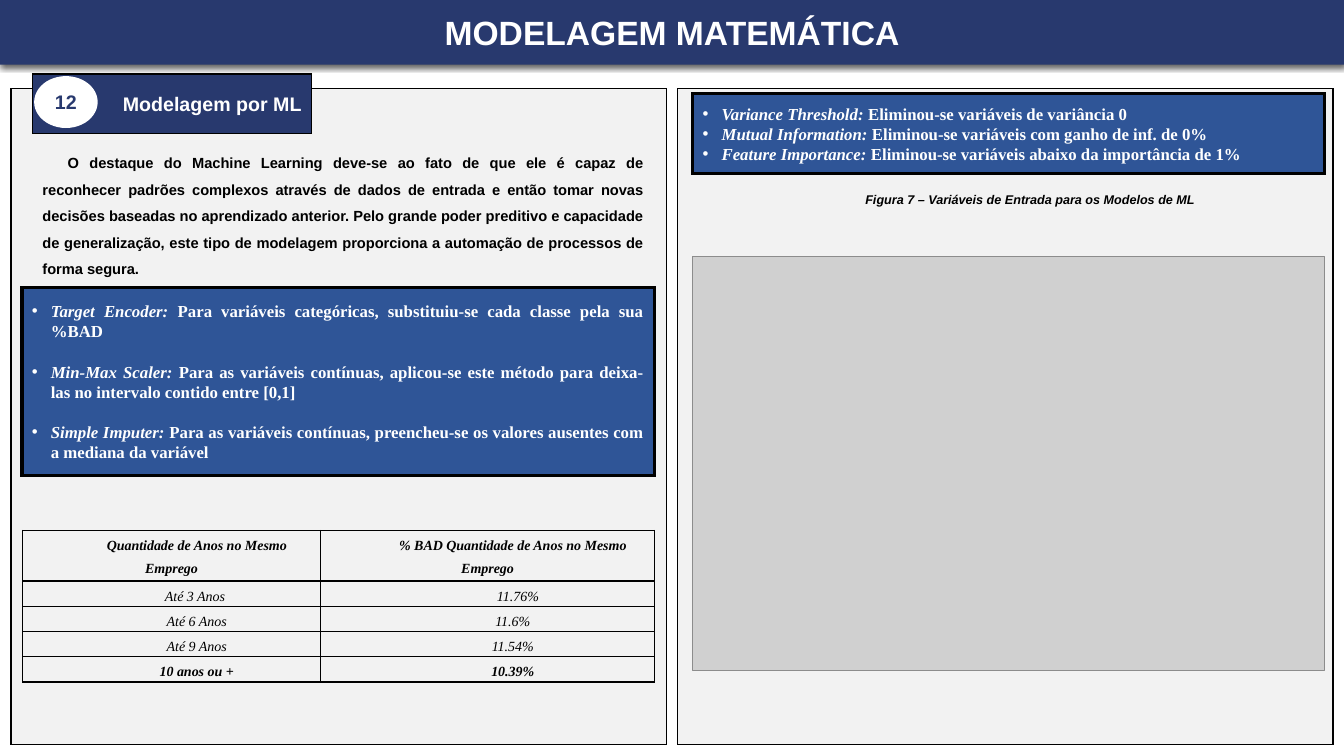
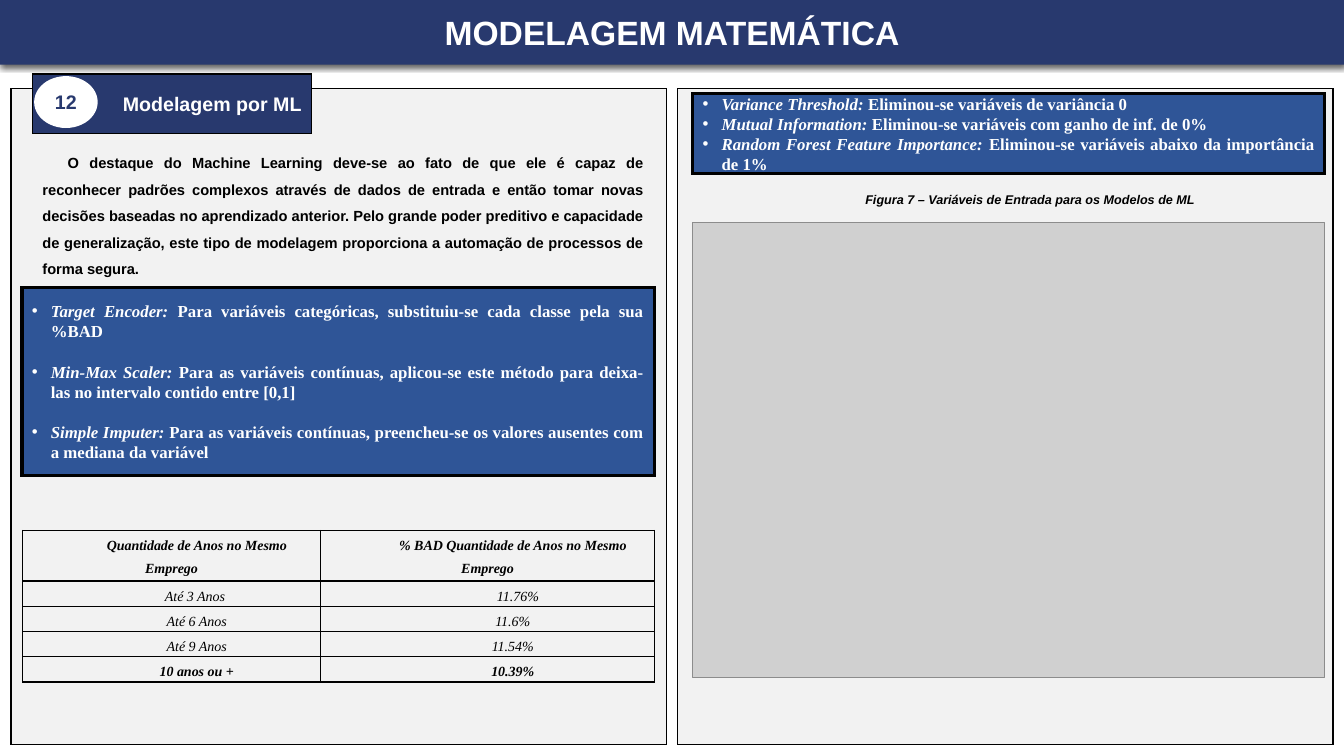
Before and after one commit to leonardovargas10/Modelo_Risco_de_Credito, a slide deck: slide 9 of documents/Apresentação - Leonardo_Aderaldo_Vargas[1].pptx. Drawn at 1344x756 pixels with LibreOffice and Linux fonts; fonts in the diff are those of the drawing; grey boxes stand for pictures. Boxes give left, top, right and bottom in pixels: in the first picture for what was removed or moved away, otherwise in the second. Text is boxed around its words. In the diff, an @@ line names an element or a change of style, - is before the commit and + after.

```diff
--- a/documents/Apresentação - Leonardo_Aderaldo_Vargas[1].pptx
+++ b/documents/Apresentação - Leonardo_Aderaldo_Vargas[1].pptx
@@ text in rectangle at [722,138,1315,175]: text changed @@
-• Feature Importance: Eliminou-se variáveis abaixo da importância de 1%
+• Random Forest Feature Importance: Eliminou-se variáveis abaixo da importância de 1%
@@ picture: place and size @@
-picture at [693,257,1325,670]
+picture at [693,223,1325,679]
```
Also in this commit, not shown: 6 other slides changed.
